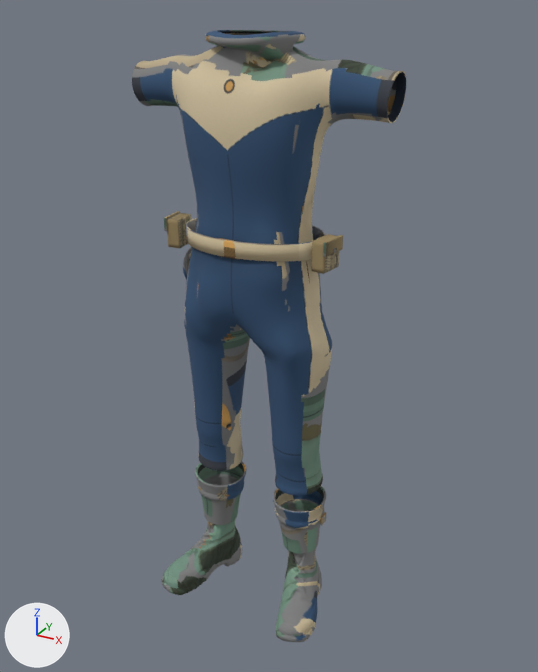
A saved change to the glTF model data/characters/traveller-v2/outfits/pearl-diver/pearl-diver.glb.
One viewpoint serves both versions: a 50 mm camera at (0.866, -1.485, 1.543) aimed at (0.036, 0.023, 0.789). The axes (+X, +Y, +Z) are drawn at lower left. The lights are the same throughout. The older version comes first. Vertices at exactly the same position are counted once.

Before the edit, the objects in view are built like this:
```python
me_diveboots = bpy.data.meshes.new('DiveBoots')
me_diveboots.from_pydata(...)  # 3363 vertices, 6505 faces; spans x -0.236..0.237, y -0.165..0.108, z 0.0..0.239
me_diveboots.materials.append(mat_outfit_pearl_diver)  # picture img_pearl_diver_atlas
me_divegear = bpy.data.meshes.new('DiveGear')
me_divegear.from_pydata(...)  # 1200 vertices, 2364 faces; spans x -0.226..0.226, y -0.104..0.132, z 0.268..1.076
me_divegear.materials.append(mat_outfit_pearl_diver)  # picture img_pearl_diver_atlas
me_diveshafts = bpy.data.meshes.new('DiveShafts')
me_diveshafts.from_pydata(...)  # 4714 vertices, 9184 faces; spans x -0.199..0.199, y -0.041..0.11, z 0.173..0.334
me_diveshafts.materials.append(mat_outfit_pearl_diver)  # picture img_pearl_diver_atlas
me_divesuit = bpy.data.meshes.new('DiveSuit')
me_divesuit.from_pydata(...)  # 13841 vertices, 27394 faces; spans x -0.328..0.328, y -0.11..0.13, z 0.374..1.499
me_divesuit.materials.append(mat_outfit_pearl_diver)  # picture img_pearl_diver_atlas
ob_diveboots = bpy.data.objects.new('DiveBoots', me_diveboots)
ob_diveboots.location = (0.0, 0.0, 0.0)
ob_divegear = bpy.data.objects.new('DiveGear', me_divegear)
ob_divegear.location = (0.0, 0.0, 0.0)
ob_diveshafts = bpy.data.objects.new('DiveShafts', me_diveshafts)
ob_diveshafts.location = (0.0, 0.0, 0.0)
ob_divesuit = bpy.data.objects.new('DiveSuit', me_divesuit)
ob_divesuit.location = (0.0, 0.0, 0.0)
```
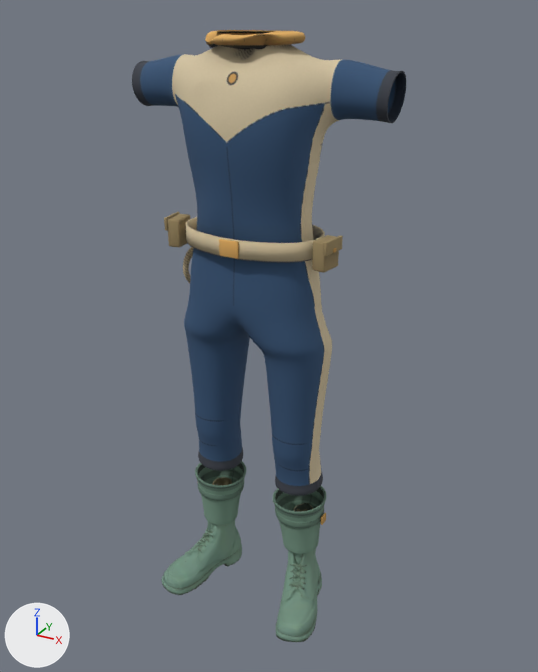
Changed parts and their boxes (x1, y1, x2, y2) in the pictures (538 x 672 px; the box of a moved part takes in the faces that stretch with it):
'DiveGear', reshaped
    before: (164, 211, 343, 525)
    after: (164, 212, 343, 525)
part 1 of me_diveboots, moved or reshaped (not visible before)
    after: (293, 503, 315, 511)
part 2 of me_diveboots, moved or reshaped (not visible before)
    after: (212, 477, 232, 485)
part 3 of me_diveboots, surface changed
    before: (161, 521, 322, 642)
    after: (161, 480, 322, 642)
part 4 of me_divegear, moved or reshaped
    before: (164, 211, 343, 274)
    after: (164, 212, 343, 273)
part 5 of me_diveshafts, surface changed
    both: (195, 461, 326, 554)
part 6 of me_divesuit, moved or reshaped
    before: (184, 30, 307, 132)
    after: (184, 31, 307, 132)
part 7 of me_divesuit, moved or reshaped
    both: (184, 183, 315, 441)
part 8 of me_divesuit, surface changed
    both: (132, 30, 406, 496)

Diff of the bpy script that builds the scene:
```diff
--- a/data/characters/traveller-v2/outfits/pearl-diver/pearl-diver.glb.py
+++ b/data/characters/traveller-v2/outfits/pearl-diver/pearl-diver.glb.py
@@ me_diveboots @@
 # used by ob_diveboots; location = (0.0, 0.0, 0.0)
-me_diveboots.from_pydata(...)  # 3363 vertices, 6505 faces; spans x -0.236..0.237, y -0.165..0.108, z 0.0..0.239
+me_diveboots.from_pydata(...)  # 3301 vertices, 6406 faces; spans x -0.236..0.237, y -0.165..0.108, z 0.0..0.287
+# me_diveboots part 1: 107 vertices moved from x 0.105..0.163, y 0.007..0.08, z 0.192..0.238 to x 0.105..0.163, y 0.007..0.08, z 0.194..0.287; 127 vertices removed from x 0.102..0.163, y 0.004..0.084, z 0.193..0.237; 148 vertices added at x 0.103..0.162, y 0.004..0.083, z 0.255..0.287
+# me_diveboots part 2: 90 vertices moved from x -0.161..-0.104, y 0.008..0.079, z 0.191..0.239 to x -0.161..-0.104, y 0.008..0.079, z 0.191..0.277; 111 vertices removed from x -0.159..-0.106, y 0.008..0.076, z 0.198..0.239; 28 vertices added at x -0.159..-0.106, y 0.008..0.072, z 0.275
+# me_diveboots part 3: 5535 kept faces spanning x -0.235..0.237, y -0.165..0.108, z 0.0..0.287 get new texture (UV) coordinates
 me_diveboots.materials.append(mat_outfit_pearl_diver)
@@ me_divegear @@
 # used by ob_divegear; location = (0.0, 0.0, 0.0)
-me_divegear.from_pydata(...)  # 1200 vertices, 2364 faces; spans x -0.226..0.226, y -0.104..0.132, z 0.268..1.076
+me_divegear.from_pydata(...)  # 1200 vertices, 2364 faces; spans x -0.226..0.226, y -0.102..0.132, z 0.268..1.076
+# me_divegear part 4: 520 of 1200 vertices moved; they spanned x -0.226..0.226, y -0.104..0.132, z 1.003..1.076 and now span x -0.226..0.226, y -0.102..0.132, z 1.003..1.076; mean shift (0.0, 0.001, 0.0); largest move (0.074, -0.095, 1.028) -> (0.075, -0.082, 1.022)
+# other edits to the shape of me_divegear do not show in these pictures
 me_divegear.materials.append(mat_outfit_pearl_diver)
@@ me_diveshafts @@
 me_diveshafts.from_pydata(...)  # 4714 vertices, 9184 faces; spans x -0.199..0.199, y -0.041..0.11, z 0.173..0.334
 # used by ob_diveshafts; location = (0.0, 0.0, 0.0)
+# me_diveshafts part 5: 5792 kept faces spanning x -0.199..0.199, y -0.041..0.11, z 0.173..0.334 get new texture (UV) coordinates
 me_diveshafts.materials.append(mat_outfit_pearl_diver)
@@ me_divesuit @@
 # used by ob_divesuit; location = (0.0, 0.0, 0.0)
-me_divesuit.from_pydata(...)  # 13841 vertices, 27394 faces; spans x -0.328..0.328, y -0.11..0.13, z 0.374..1.499
+me_divesuit.from_pydata(...)  # 13876 vertices, 27452 faces; spans x -0.328..0.328, y -0.099..0.13, z 0.374..1.5
+# me_divesuit part 6: 1414 vertices moved from x -0.174..0.139, y -0.096..0.115, z 1.311..1.499 to x -0.174..0.139, y -0.095..0.115, z 1.312..1.5; 105 vertices removed from x -0.084..0.108, y -0.061..0.04, z 1.442..1.496; 140 vertices added at x -0.086..0.108, y -0.06..0.041, z 1.456..1.496
+# me_divesuit part 7: 1217 vertices moved from x -0.183..0.182, y -0.11..0.11, z 0.55..1.159 to x -0.184..0.182, y -0.086..0.11, z 0.55..1.159; 25 vertices removed from x -0.176..0.141, y -0.019..0.09, z 0.852..1.104; 25 vertices added at x -0.177..0.141, y -0.019..0.088, z 0.852..1.104
+# me_divesuit part 8: 14751 kept faces spanning x -0.328..0.328, y -0.084..0.124, z 0.374..1.5 get new texture (UV) coordinates
 me_divesuit.materials.append(mat_outfit_pearl_diver)
```
